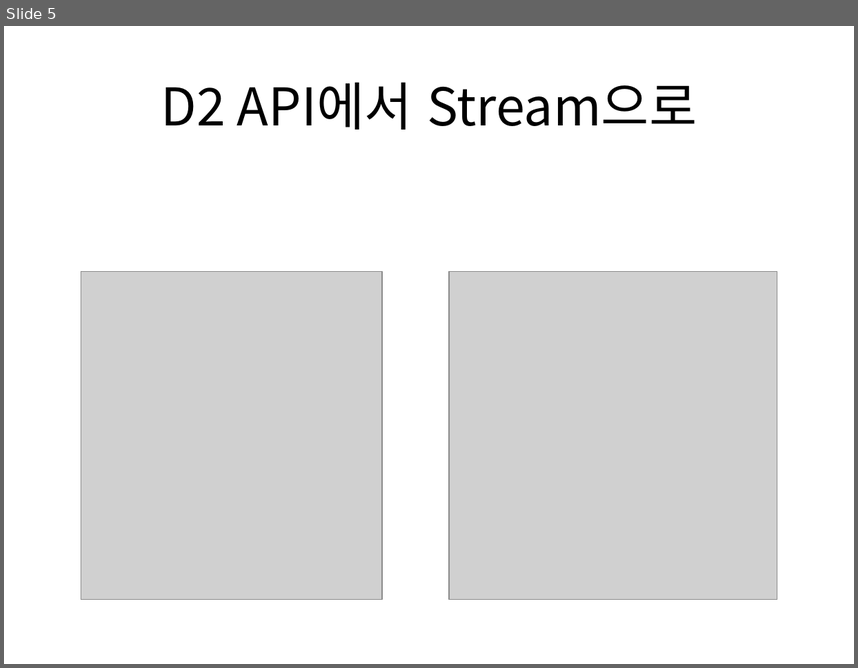
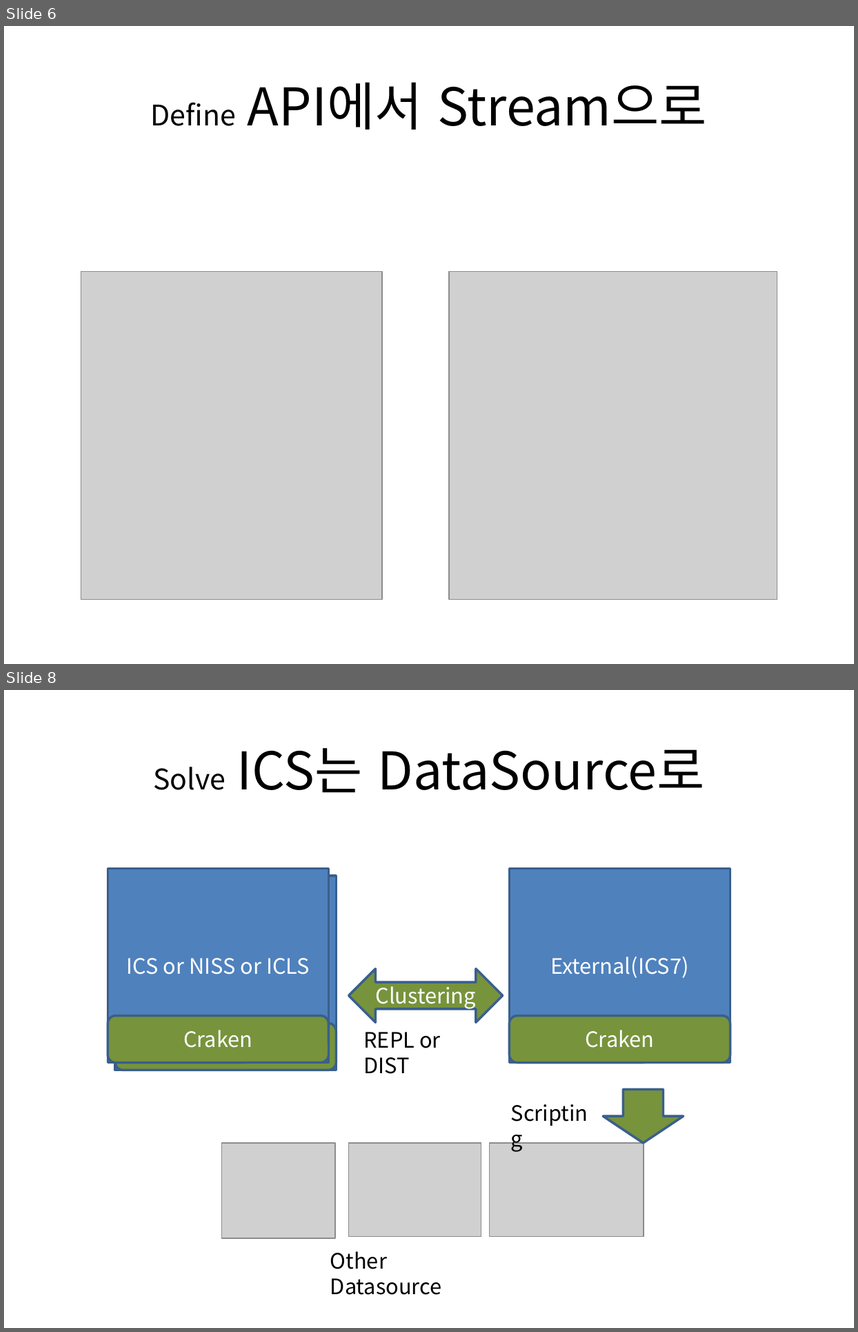
Before and after one commit to bleujin/external, a slide deck: resource/docs/first.pptx. Shown one above the other, each under a label of ours: slide 5 before the commit, slides 6 and 8 after it; the slides between them are not shown. The pictures are 858x668 and 858x1332 pixels, drawn with LibreOffice and Linux fonts; fonts in the diff are those of the drawing; grey boxes stand for pictures. Boxes give left, top, right and bottom in pixels: in the first picture for what was removed or moved away, otherwise in the second. Text is boxed around its words. In the diff, an @@ line names an element or a change of style, - is before the commit and + after.

```diff
--- a/resource/docs/first.pptx
+++ b/resource/docs/first.pptx
@@ slide 8 added at [4,690,854,1328], background #FFFFFF @@
@@ title added at [153,748,705,793], 44 pt, text #000000 @@
+Solve ICS는 DataSource로
@@ rectangle added at [107,869,329,1063], fill #4F81BD, outline #3A5F8C 2 pt, 18 pt, text #FFFFFF @@
+ICS or NISS or ICLS
@@ rectangle added at [115,876,337,1069], fill #4F81BD, outline #3A5F8C 2 pt, 18 pt, text #FFFFFF @@
+ICS or NISS or ICLS
@@ rectangle added at [509,869,730,1063], fill #4F81BD, outline #3A5F8C 2 pt, 18 pt, text #FFFFFF @@
+External(ICS7)
@@ left right arrow added at [349,969,503,1023], fill #77933C, outline #3A5F8C 2 pt, 18 pt, text #FFFFFF @@
+Clustering
@@ rounded rectangle added at [107,1016,329,1063], fill #77933C, outline #3A5F8C 2 pt, 18 pt, text #FFFFFF @@
+Craken
@@ rounded rectangle added at [509,1016,730,1063], fill #77933C, outline #3A5F8C 2 pt, 18 pt, text #FFFFFF @@
+Craken
@@ rounded rectangle added at [115,1023,337,1070], fill #77933C, outline #3A5F8C 2 pt, 18 pt, text #FFFFFF @@
+Craken
@@ text added at [363,1032,441,1074], 18 pt, text #000000 @@
+REPL or DIST
@@ text added at [503,1096,606,1130], 18 pt, text #000000 @@
+Scripting
@@ down arrow added at [604,1089,683,1142], fill #77933C, outline #3A5F8C 2 pt @@
@@ picture added at [221,1142,335,1237] @@
@@ picture added at [349,1142,481,1236] @@
@@ picture added at [489,1142,644,1236] @@
@@ text added at [330,1251,442,1294], 18 pt, text #000000 @@
+Other Datasource
@@ what was slide 5 is now slide 6 @@
@@ slide 6 changed as well @@
@@ title at [151,82,707,129]: text changed @@
-D2 API에서 Stream으로
+Define API에서 Stream으로
```
Also in this commit, not shown: 3 other slides changed, 4 other slides added, 4 slides removed, 4 other files.
